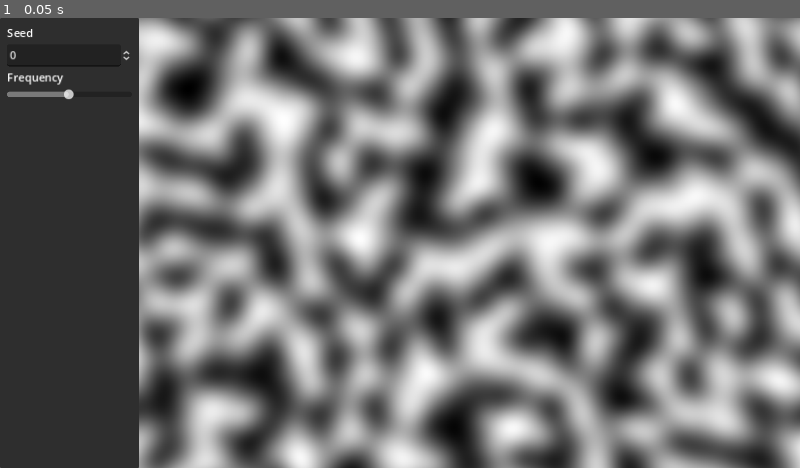
Above: before the commit, frame 1.
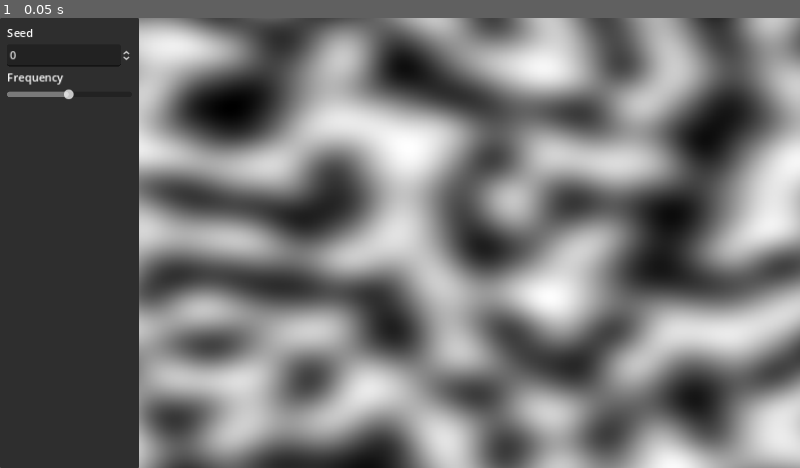
Above: after the commit, the same moment.

Repository: PierreBeur/naive-surface-nets-2d
Game: Godot game, scene res://scenes/main.tscn
Two runs of this game, one before a commit and one after it. Both use one fixed random seed, a clock stepped at 60 frames per second and the inputs below.
Inputs:
- Up to frame 1 (0.05 s): no input

The runs differ from the first frame. In frame 1, 65% of the frame differs, in the area x 17-100%, y 0-100%.

Commit message:
Update main.gd

Diff:
--- a/scenes/main.gd
+++ b/scenes/main.gd
@@ -22,10 +22,6 @@
 		texture.set_height(texture_rect_size.y)
 
 
-func _on_texture_rect_resized():
-	set_texture_size()
-
-
 func _on_seed_spin_box_value_changed(value):
 	noise.set_seed(value)
 
